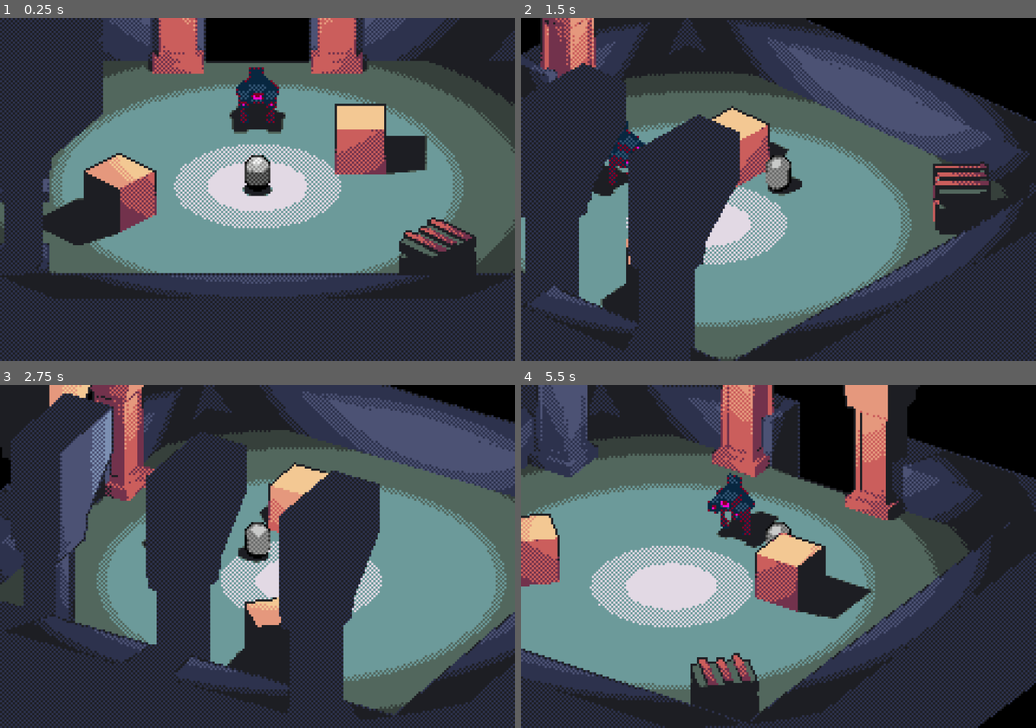
Above: before the commit, frames 1-4 (two rows, left to right).
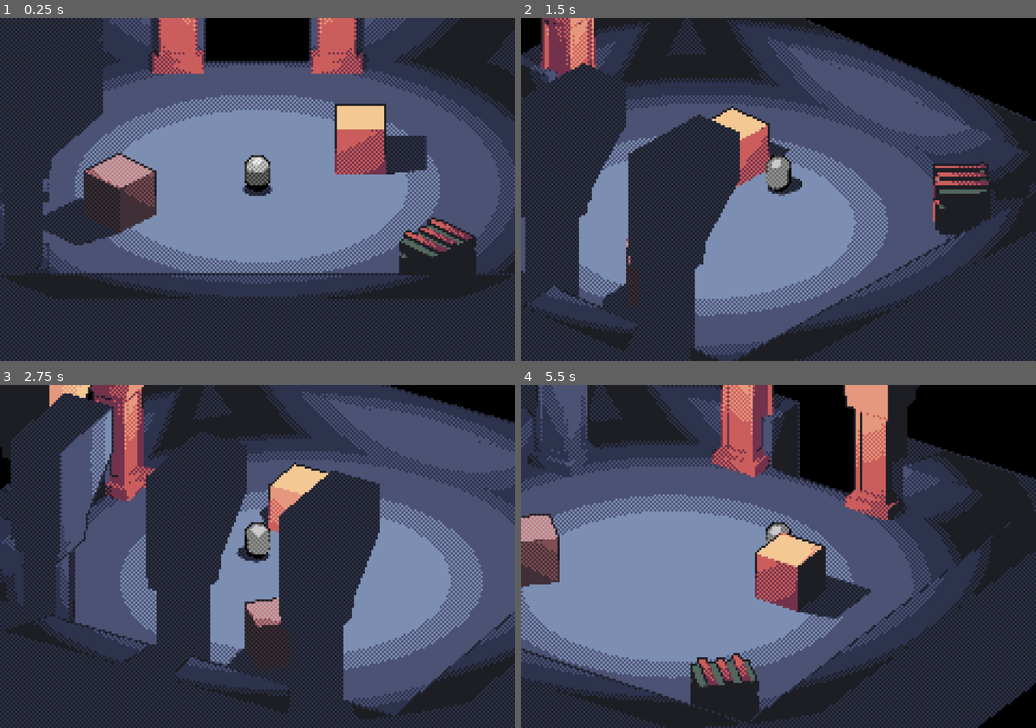
Above: after the commit, the same moments.

Repository: voxelith/pirate-game-jam-16
Game: Godot game, scene res://scenes/main.tscn
Two runs of this game, one before a commit and one after it. Both use one fixed random seed, a clock stepped at 60 frames per second and the inputs below.
Inputs (mouse positions are in pixels of both pictures, inside the frame that each line leads up to):
- Up to frame 1 (0.25 s): no input
- Up to frame 2 (1.5 s): tap Enter at 0.5 s; move the mouse to (804, 189) at 0.52 s; hold W (move_up) from 0.53 s (still down); tap Space (jump) at 0.77 s; move the mouse to (752, 189) at 1.27 s
- Up to frame 3 (2.75 s): keep holding W (move_up); tap Space (jump) at 1.52 s; move the mouse to (267, 549) at 2.02 s
- Up to frame 4 (5.5 s): keep holding W (move_up); move the mouse to (773, 563) at 2.77 s; tap Space (jump) at 3.02, 3.77, 4.52 s; move the mouse to (814, 559) at 3.52 s; move the mouse to (737, 553) at 4.27 s; move the mouse to (783, 556) at 5.02 s

The runs differ from the first frame. In frame 1, 20% of the frame differs, in the area x 0-100%, y 12-75%; in frame 2, 12%; in frame 3, 12%; in frame 4, 18%.

Commit message:
Update main.tscn

Diff:
--- a/scenes/main.tscn
+++ b/scenes/main.tscn
@@ -1,13 +1,12 @@
-[gd_scene load_steps=11 format=3 uid="uid://cgb440m4f3nra"]
+[gd_scene load_steps=10 format=3 uid="uid://cgb440m4f3nra"]
 
 [ext_resource type="PackedScene" uid="uid://ciuh2o8xpgmvg" path="res://assets/main_viewport_container.tscn" id="1_6xtqw"]
-[ext_resource type="Material" uid="uid://bf1ajwinvt4td" path="res://materials/basic_green.tres" id="2_3vcfp"]
 [ext_resource type="Material" uid="uid://c7juiw36lvl8i" path="res://materials/basic_stone.tres" id="2_pseu3"]
 [ext_resource type="Material" uid="uid://cstpcrycja5wa" path="res://materials/basic_gold.tres" id="4_rblsg"]
+[ext_resource type="Material" uid="uid://b3t0mas2inweg" path="res://materials/basic_brown.tres" id="4_tw71t"]
 [ext_resource type="PackedScene" uid="uid://bqibs67j86o33" path="res://assets/player.tscn" id="4_vw1ur"]
 [ext_resource type="PackedScene" uid="uid://cwwpmsexdn8a" path="res://assets/environment/pillar.tscn" id="5_1pt4q"]
 [ext_resource type="PackedScene" uid="uid://ddpaulnqle7sj" path="res://assets/interactables/gate.tscn" id="7_ueloh"]
-[ext_resource type="PackedScene" uid="uid://b64eqicswvic6" path="res://assets/enemies/azteroid.tscn" id="8_6ahe5"]
 [ext_resource type="PackedScene" uid="uid://ic7fspxmsosq" path="res://assets/interactables/chest.tscn" id="9_5mg8g"]
 
 [sub_resource type="Environment" id="Environment_fjecj"]
@@ -29,7 +28,7 @@
 transform = Transform3D(1, 0, 0, 0, 1, 0, 0, 0, 1, 0, -0.5, 0)
 use_collision = true
 size = Vector3(10, 1, 10)
-material = ExtResource("2_3vcfp")
+material = ExtResource("2_pseu3")
 
 [node name="Wall1" type="CSGBox3D" parent="MainViewportContainer/SubViewport" index="1"]
 transform = Transform3D(1, 0, 0, 0, 1, 0, 0, 0, 1, 5.5, -0.5, 0)
@@ -69,7 +68,7 @@
 [node name="CSGBox3D2" type="CSGBox3D" parent="MainViewportContainer/SubViewport" index="7"]
 transform = Transform3D(0.707107, 0, 0.707107, 0, 1, 0, -0.707107, 0, 0.707107, -2.68164, 0.5, 0.989154)
 use_collision = true
-material = ExtResource("4_rblsg")
+material = ExtResource("4_tw71t")
 
 [node name="Player" parent="MainViewportContainer/SubViewport" index="8" instance=ExtResource("4_vw1ur")]
 
@@ -88,9 +87,6 @@
 [node name="gate" parent="." instance=ExtResource("7_ueloh")]
 transform = Transform3D(1, 0, 0, 0, 1, 0, 0, 0, 1, 0, 0, -5)
 
-[node name="azteroid" parent="." instance=ExtResource("8_6ahe5")]
-transform = Transform3D(1, 0, 0, 0, 1, 0, 0, 0, 1, 0, 1, -2)
-
 [node name="chest2" parent="." instance=ExtResource("9_5mg8g")]
 transform = Transform3D(-0.707107, 0, -0.707107, 0, 1, 0, 0.707107, 0, -0.707107, 3.5, 0, 3.5)
 
